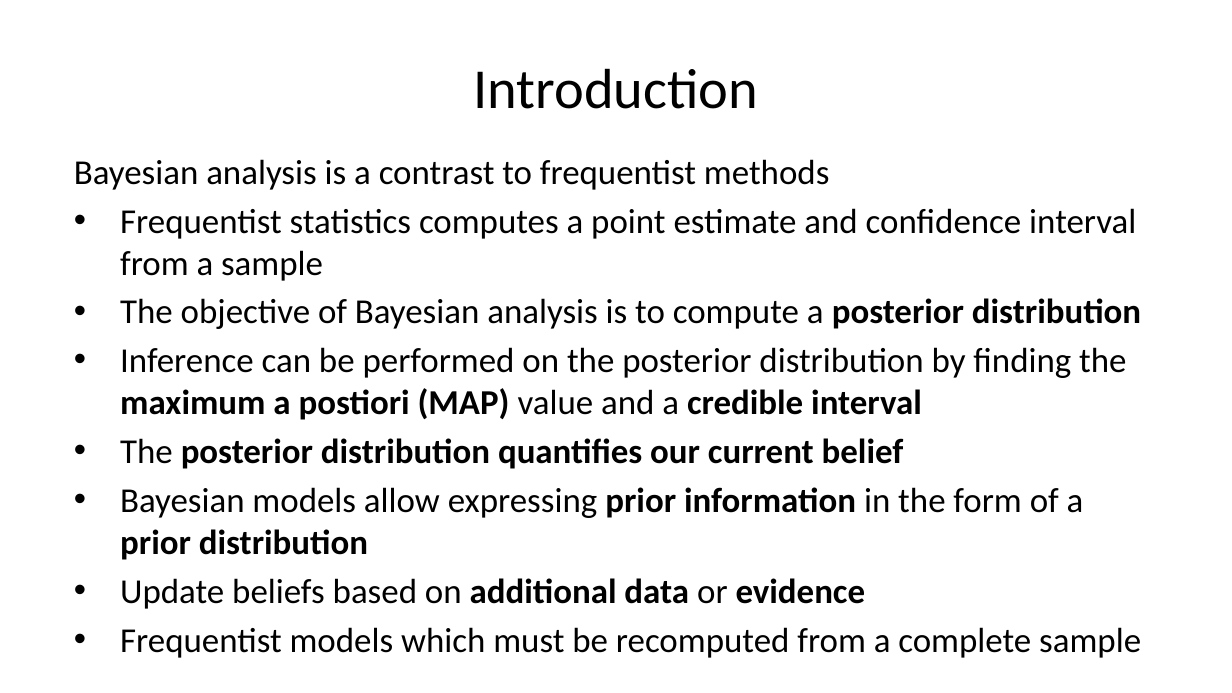
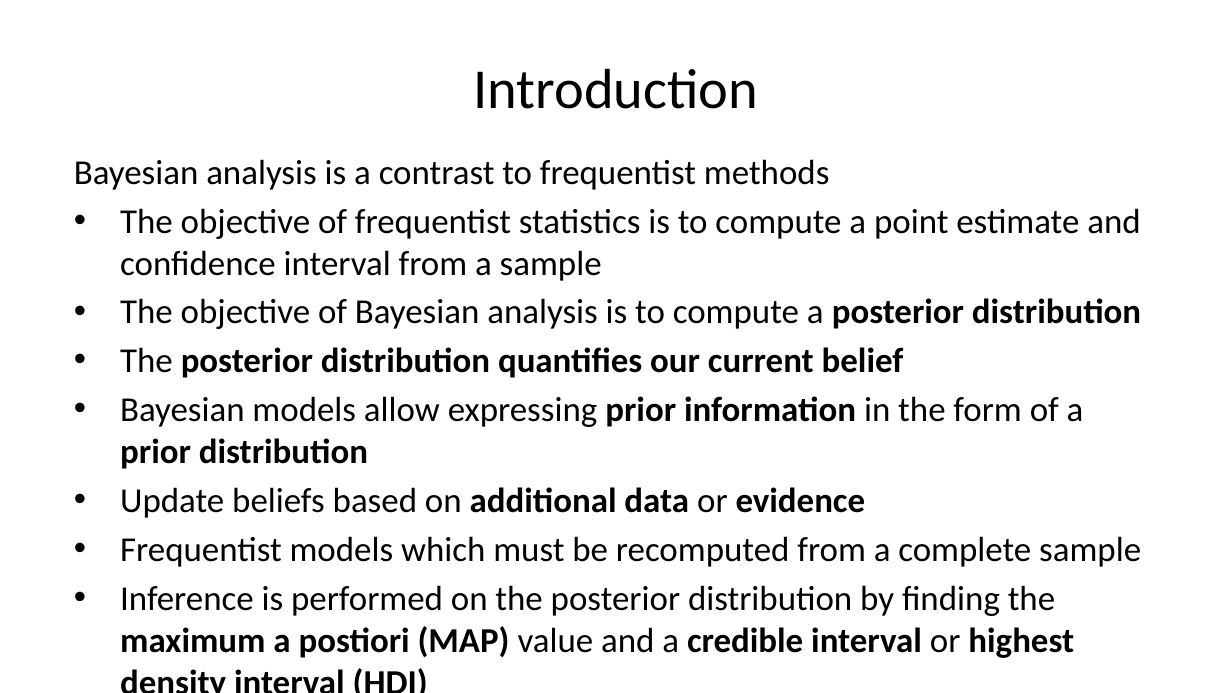
Before and after one commit to StephenElston/CSCI-E-83, a slide deck: slide 4 of LectureSlides/07_IntroductionToBayesModels.pptx. Drawn at 1232x693 pixels with LibreOffice and Linux fonts; fonts in the diff are those of the drawing. Boxes give left, top, right and bottom in pixels: in the first picture for what was removed or moved away, otherwise in the second. Text is boxed around its words. In the diff, an @@ line names an element or a change of style, - is before the commit and + after.

```diff
--- a/LectureSlides/07_IntroductionToBayesModels.pptx
+++ b/LectureSlides/07_IntroductionToBayesModels.pptx
@@ text at (120, 208, 1140, 281): text changed @@
-• Frequentist statistics computes a point estimate and confidence interval from a sample
+• The objective of frequentist statistics is to compute a point estimate and confidence interval from a sample
@@ text at (120, 347, 1126, 420): paragraph removed @@
-• Inference can be performed on the posterior distribution by finding the maximum a postiori (MAP) value and a credible interval
@@ text at (120, 585, 1074, 658): paragraph added @@
+• Inference is performed on the posterior distribution by finding the maximum a postiori (MAP) value and a credible interval or highest density interval (HDI)
```
Also in this commit, not shown: 8 other slides changed, 1 slide removed.
